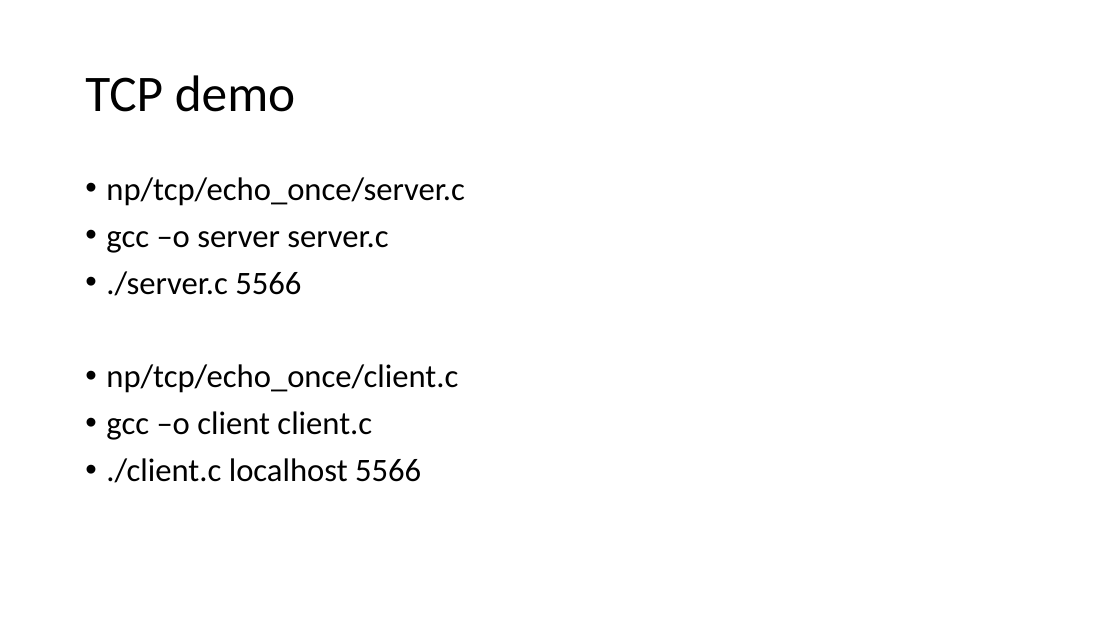
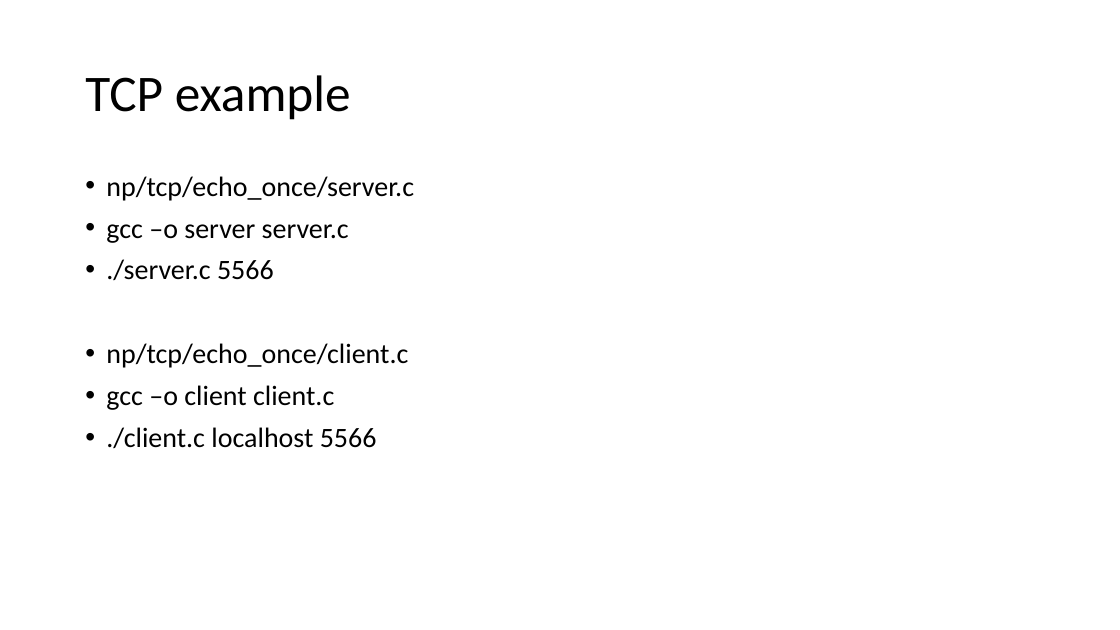
Before and after one commit to hfchen2132131/Network_lab, a slide deck: slide 16 of lab1/Lab 1 Introduction.pptx (slide 12 before the commit). Drawn at 1120x630 pixels with LibreOffice and Linux fonts; fonts in the diff are those of the drawing. Boxes give left, top, right and bottom in pixels: in the first picture for what was removed or moved away, otherwise in the second. Text is boxed around its words. In the diff, an @@ line names an element or a change of style, - is before the commit and + after.

```diff
--- a/lab1/Lab 1 Introduction.pptx
+++ b/lab1/Lab 1 Introduction.pptx
@@ title at [85,75,351,120]: text changed @@
-TCP demo
+TCP example
@@ text "np/tcp/echo_once/server.c" at [106,176,414,449]: size 28 to 24 pt @@
```
Also in this commit, not shown: 7 other slides changed, 7 slides added, 2 slides removed, 17 other files.
